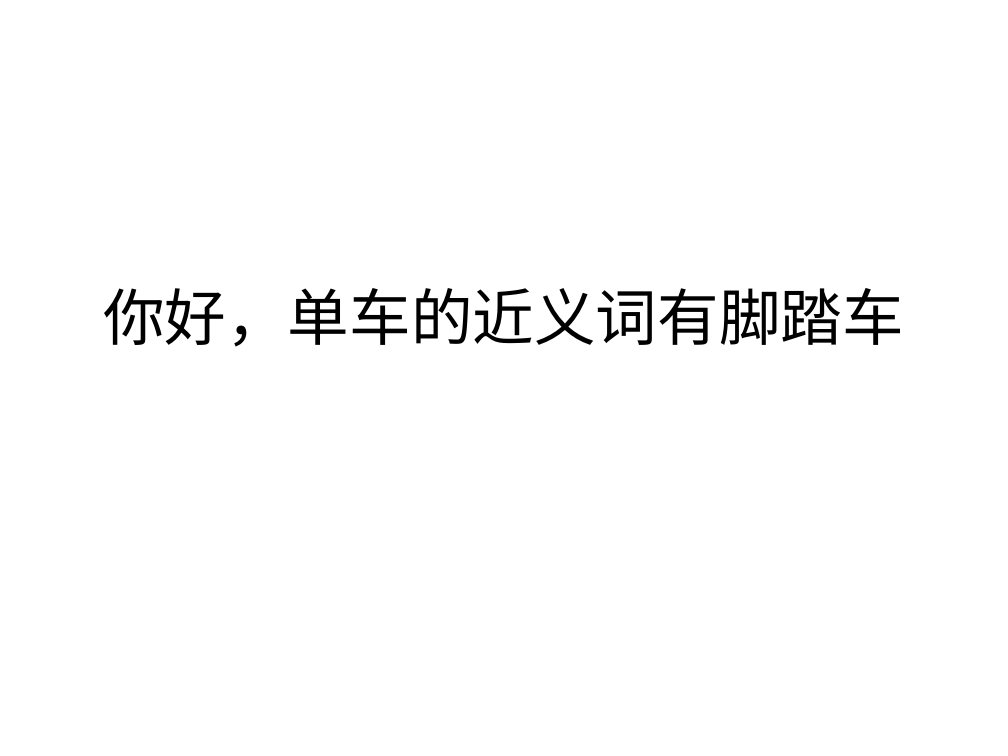
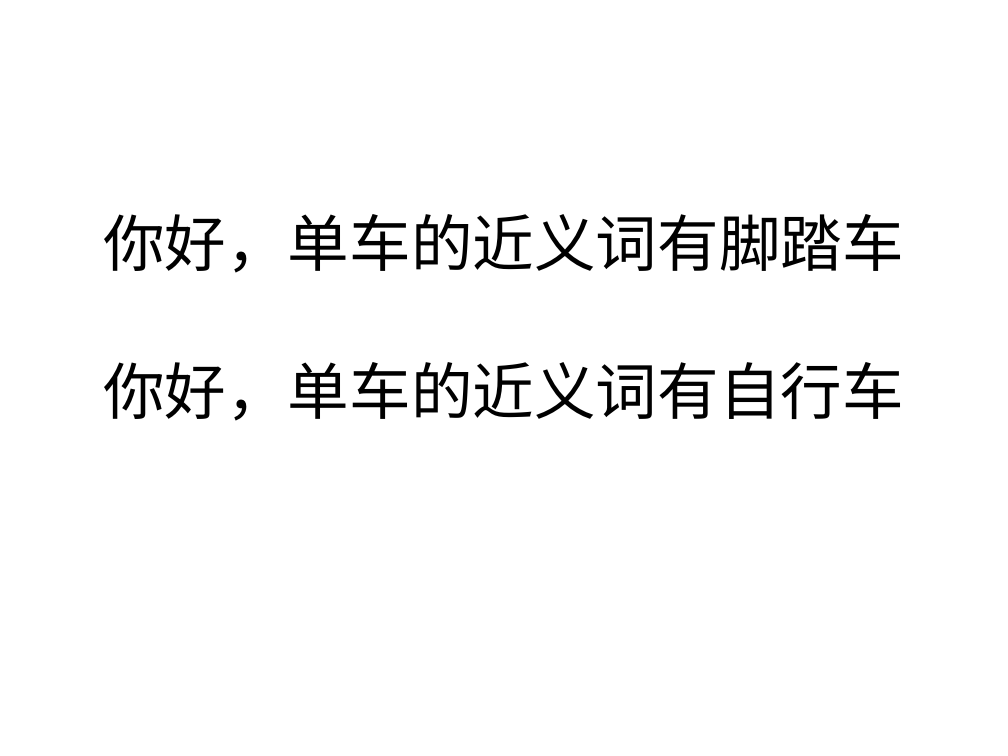
Before and after one commit to CristinaEx/AutoTeacherProject, a slide deck: slide 1 of test_data/test.ppt. Drawn at 1008x756 pixels with LibreOffice and Linux fonts; fonts in the diff are those of the drawing. Boxes give left, top, right and bottom in pixels: in the first picture for what was removed or moved away, otherwise in the second. Text is boxed around its words. In the diff, an @@ line names an element or a change of style, - is before the commit and + after.

```diff
--- a/test_data/test.ppt
+++ b/test_data/test.ppt
@@ title at (x1=103, y1=214, x2=904, y2=421): text changed @@
-你好，单车的近义词有脚踏车
+你好，单车的近义词有脚踏车
+你好，单车的近义词有自行车
```
Also in this commit, not shown: 1 other slide changed, 1 slide added, 1 slide removed, 15 other files.
